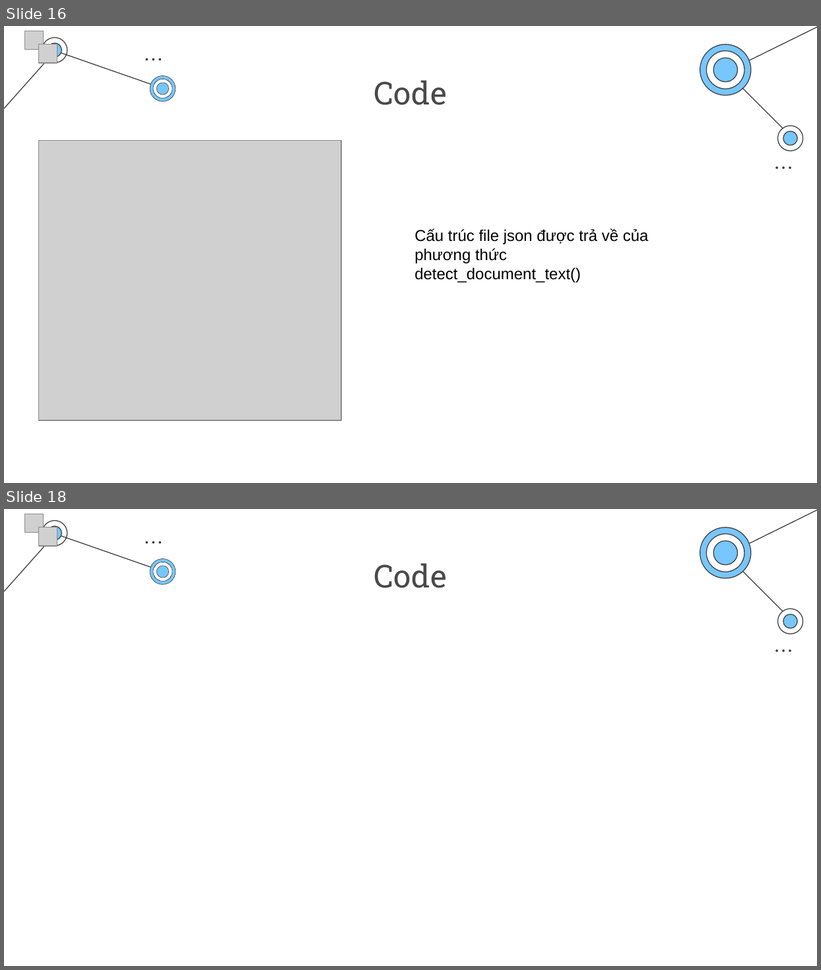
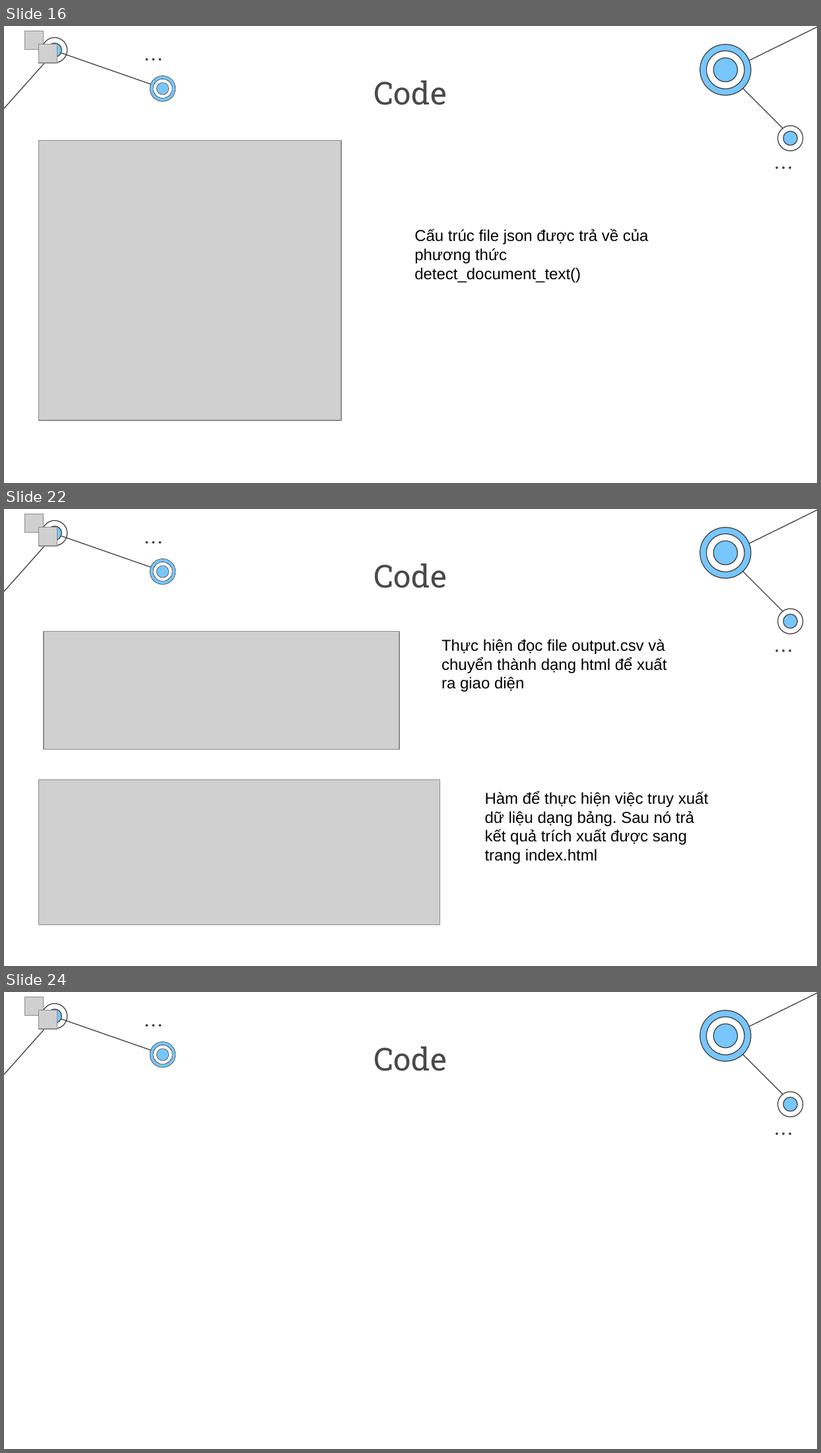
Before and after one commit to HiImLeVanAnhDuc/Amazon-Textract-Project-IC-, a slide deck: Báo cáo.pptx. Shown one above the other, each under a label of ours: slides 16 and 18 before the commit, slides 16, 22 and 24 after it; the slides between them are not shown. The pictures are 821x970 and 821x1453 pixels, drawn with LibreOffice and Linux fonts; fonts in the diff are those of the drawing; grey boxes stand for pictures; background and template pictures are left out. Boxes give left, top, right and bottom in pixels: in the first picture for what was removed or moved away, otherwise in the second. Text is boxed around its words. In the diff, an @@ line names an element or a change of style, - is before the commit and + after.

```diff
--- a/Báo cáo.pptx
+++ b/Báo cáo.pptx
@@ slide 22 added at [4, 509, 817, 966], background #FFFFFF; not listed: 29 template elements that a slide beside it also shows @@
@@ picture added at [25, 514, 44, 533] @@
@@ picture added at [38, 527, 57, 547] @@
@@ title added at [374, 563, 447, 588], 28 pt, text #494949 @@
+Code
@@ picture added at [44, 631, 400, 750] @@
@@ text added at [442, 639, 667, 692], 14 pt, text #000000 @@
+Thực hiện đọc file output.csv và chuyển thành dạng html để xuất ra giao diện
@@ picture added at [38, 780, 440, 925] @@
@@ text added at [485, 791, 708, 864], 14 pt, text #000000 @@
+Hàm để thực hiện việc truy xuất dữ liệu dạng bảng. Sau nó trả kết quả trích xuất được sang trang index.html
@@ what was slide 18 is now slide 24 @@
```
Also in this commit, not shown: 9 slides changed, 5 other slides added, 1 other file.
